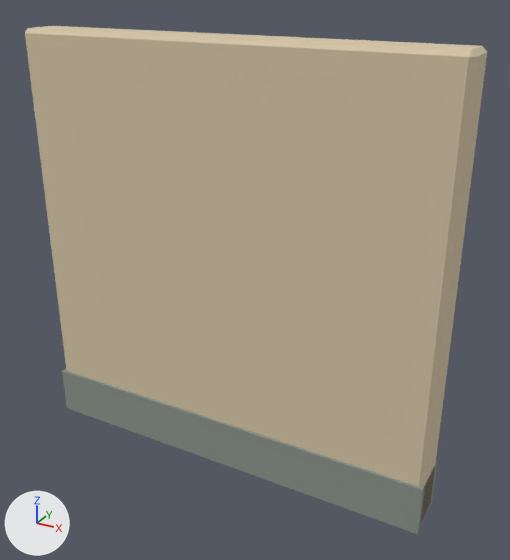
The glTF model public/assets/models/room_wall.glb as it was, and as the next commit left it.
Both versions are drawn from a 50 mm lens placed at (2.29, -3.79, 3.36), pointed at (0.17, 0.06, 1.43). Arrows for +X, +Y and +Z are at lower left; the lights stay in place. The picture after the commit comes second. Vertices at exactly the same position are counted once.

The scene before the commit, as lines of its bpy script (objects in view):
```python
me_cube_416 = bpy.data.meshes.new('Cube.416')
me_cube_416.from_pydata(...)  # 32 vertices, 56 faces; spans x -1.5..1.5, y -0.17..0.17, z 0.0..3.0
me_cube_416.materials.append(mat_way_vertex_palette)
ob_room_wall_001 = bpy.data.objects.new('room_wall.001', me_cube_416)
ob_room_wall_001.location = (0.0, 0.0, 0.0)
```
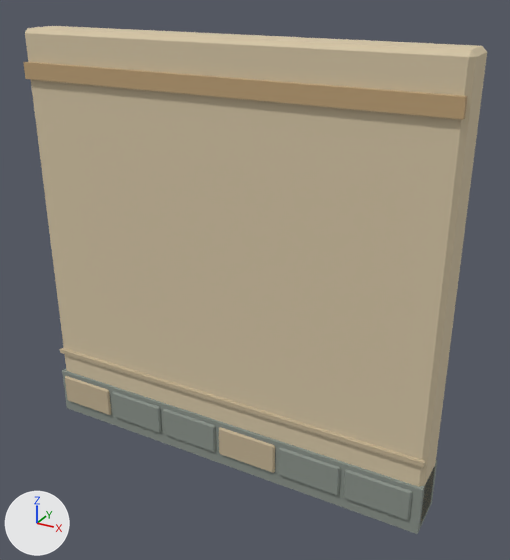
The edits, one by one:
me_cube_416 is used by ob_room_wall_001; location (0.0, 0.0, 0.0).
me_cube_416 had 32 vertices, 56 faces and spanned x -1.5..1.5, y -0.17..0.17, z 0.0..3.0.
me_cube_416 now has 352 vertices, 632 faces and spans x -1.5..1.5, y -0.19..0.19, z 0.0..3.0.
me_cube_416 part 1: the loose piece of 24 vertices spanning x -1.5..1.5, y -0.15..0.15, z 0.0..3.0 is copied, and the copy is scaled about its middle by (0.15, 0.0427, 0.0757), then moved by (-1.24, -0.18, -1.29); it spans x -1.47..-1.01, y -0.19..-0.16, z 0.09..0.33.
me_cube_416 part 2: the loose piece of 24 vertices spanning x -1.5..1.5, y -0.15..0.15, z 0.0..3.0 is copied, and the copy is scaled about its middle by (0.15, 0.0427, 0.0757), then moved by (-0.75, -0.18, -1.29); it spans x -0.98..-0.52, y -0.19..-0.16, z 0.09..0.33.
me_cube_416 part 3: the loose piece of 24 vertices spanning x -1.5..1.5, y -0.15..0.15, z 0.0..3.0 is copied, and the copy is scaled about its middle by (0.15, 0.0427, 0.0757), then moved by (-0.26, -0.18, -1.29); it spans x -0.49..-0.03, y -0.19..-0.16, z 0.09..0.33.
me_cube_416 part 4: the loose piece of 24 vertices spanning x -1.5..1.5, y -0.15..0.15, z 0.0..3.0 is copied, and the copy is scaled about its middle by (0.15, 0.0427, 0.0757), then moved by (0.23, -0.18, -1.29); it spans x 0.0..0.46, y -0.19..-0.16, z 0.09..0.33.
me_cube_416 part 5: the loose piece of 24 vertices spanning x -1.5..1.5, y -0.15..0.15, z 0.0..3.0 is copied, and the copy is scaled about its middle by (0.15, 0.0427, 0.0757), then moved by (0.72, -0.18, -1.29); it spans x 0.49..0.95, y -0.19..-0.16, z 0.09..0.33.
me_cube_416 part 6: the loose piece of 24 vertices spanning x -1.5..1.5, y -0.15..0.15, z 0.0..3.0 is copied, and the copy is scaled about its middle by (0.15, 0.0427, 0.0757), then moved by (1.21, -0.18, -1.29); it spans x 0.98..1.44, y -0.19..-0.16, z 0.09..0.33.
me_cube_416 part 7: a new loose piece, a box spanning x -1.485..1.485, y -0.181..-0.146, z 2.675..2.785, in mat_way_vertex_palette.
me_cube_416 part 8: a new loose piece, a box spanning x -1.49..1.49, y -0.174..-0.148, z 0.533..0.567, in mat_way_vertex_palette.
Other edits to the shape of me_cube_416 do not show in these pictures.

Pixel boxes [x1, y1, x2, y2] of what changed, in the pictures (510 x 560 px):
'room_wall.001', reshaped
    before: [25, 26, 487, 534]
    after: [23, 26, 487, 534]
part 1 of me_cube_416, added (brown)
    after: [65, 376, 111, 415]
part 2 of me_cube_416, added
    after: [112, 391, 162, 433]
part 3 of me_cube_416, added
    after: [163, 409, 216, 452]
part 4 of me_cube_416, added (brown)
    after: [219, 427, 275, 473]
part 5 of me_cube_416, added
    after: [279, 447, 341, 495]
part 6 of me_cube_416, added
    after: [343, 469, 412, 520]
part 7 of me_cube_416, added (brown)
    after: [23, 62, 468, 120]
part 8 of me_cube_416, added
    after: [60, 348, 425, 468]
